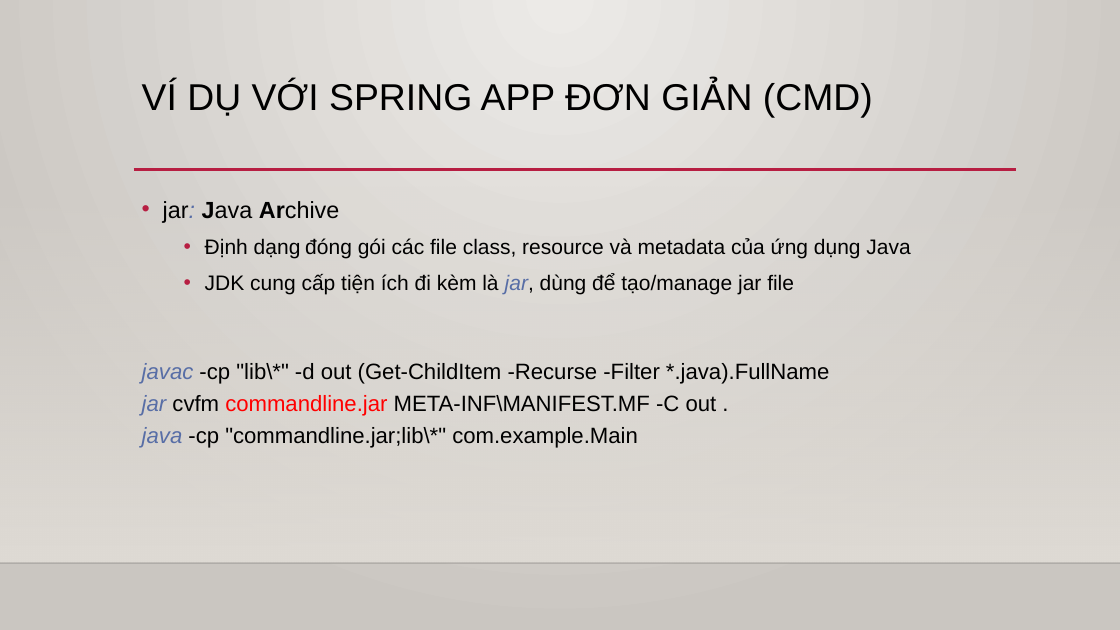
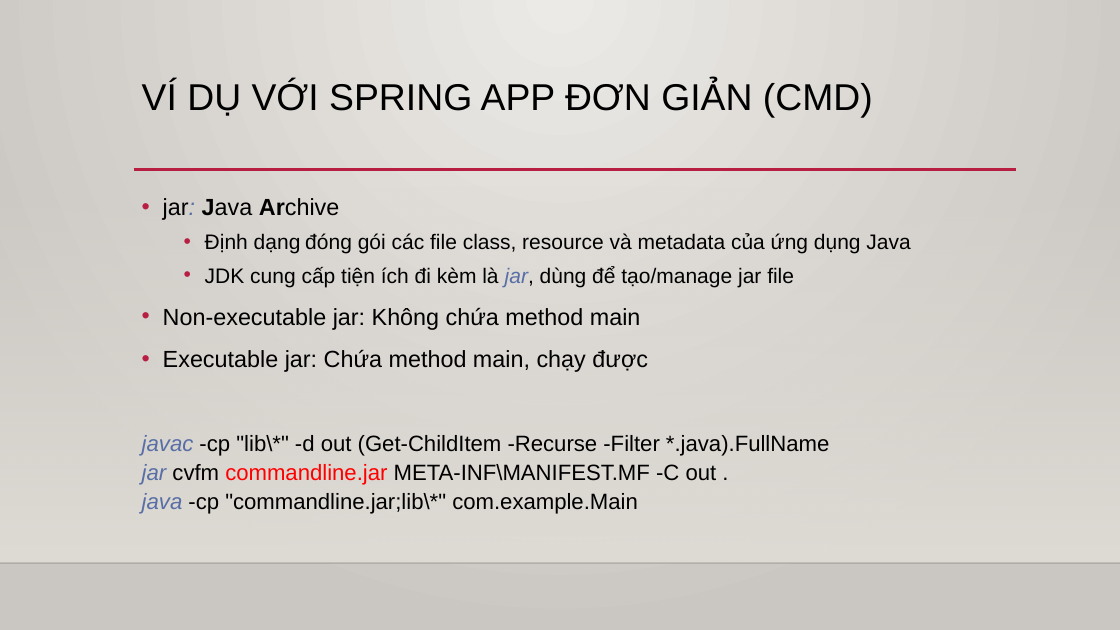
Before and after one commit to anaconda875/command-line, a slide deck: slide 5 of Basic Java.pptx. Drawn at 1120x630 pixels with LibreOffice and Linux fonts; fonts in the diff are those of the drawing; background and template pictures are left out. Boxes give left, top, right and bottom in pixels: in the first picture for what was removed or moved away, otherwise in the second. Text is boxed around its words. In the diff, an @@ line names an element or a change of style, - is before the commit and + after.

```diff
--- a/Basic Java.pptx
+++ b/Basic Java.pptx
@@ text at (142,198,910,514): line spacing 1.2 to 1.1 @@
@@ text at (163,307,648,372): paragraphs added @@
+• Non-executable jar: Không chứa method main
+• Executable jar: Chứa method main, chạy được
```
Also in this commit, not shown: 1 other file.
